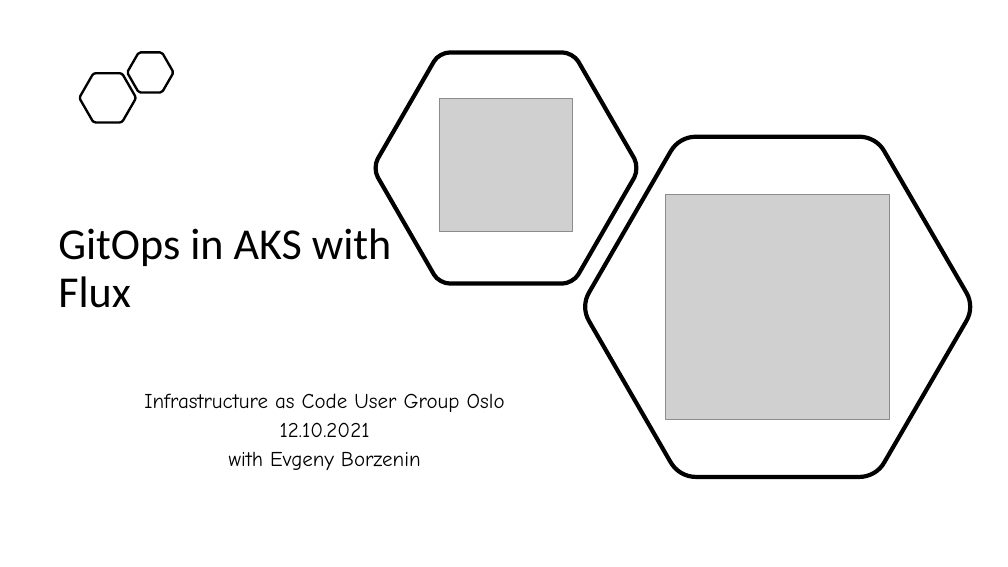
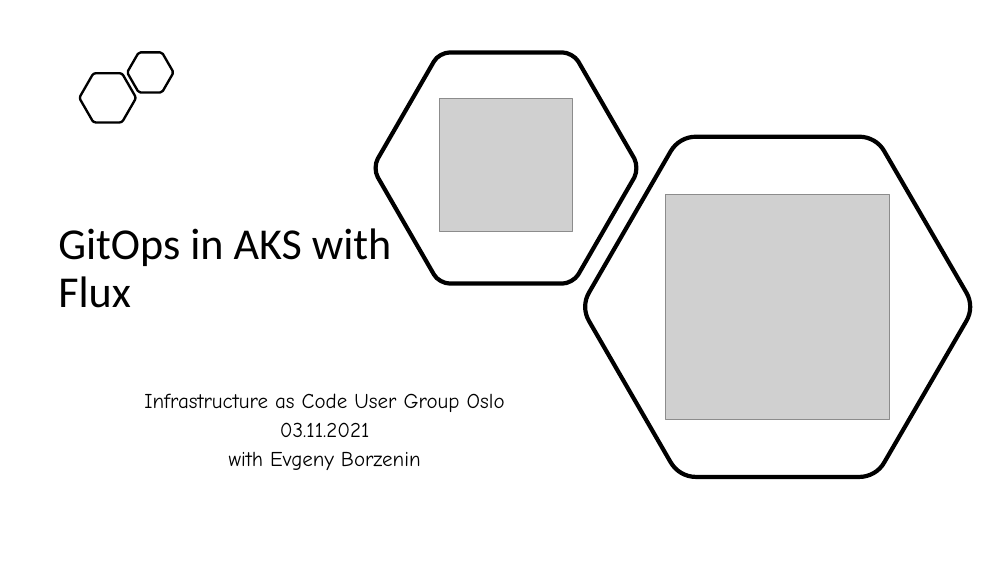
Before and after one commit to evgenyb/aks-workshops, a slide deck: slide 1 of 04-gitops-in-aks-with-flux/slides/GitOps in AKS with Flux.pptx. Drawn at 1008x567 pixels with LibreOffice and Linux fonts; fonts in the diff are those of the drawing; grey boxes stand for pictures. Boxes give left, top, right and bottom in pixels: in the first picture for what was removed or moved away, otherwise in the second. Text is boxed around its words. In the diff, an @@ line names an element or a change of style, - is before the commit and + after.

```diff
--- a/04-gitops-in-aks-with-flux/slides/GitOps in AKS with Flux.pptx
+++ b/04-gitops-in-aks-with-flux/slides/GitOps in AKS with Flux.pptx
@@ subtitle at (280,422,370,437): text changed @@
-12.10.2021
+03.11.2021
```
Also in this commit, not shown: 14 other files.
